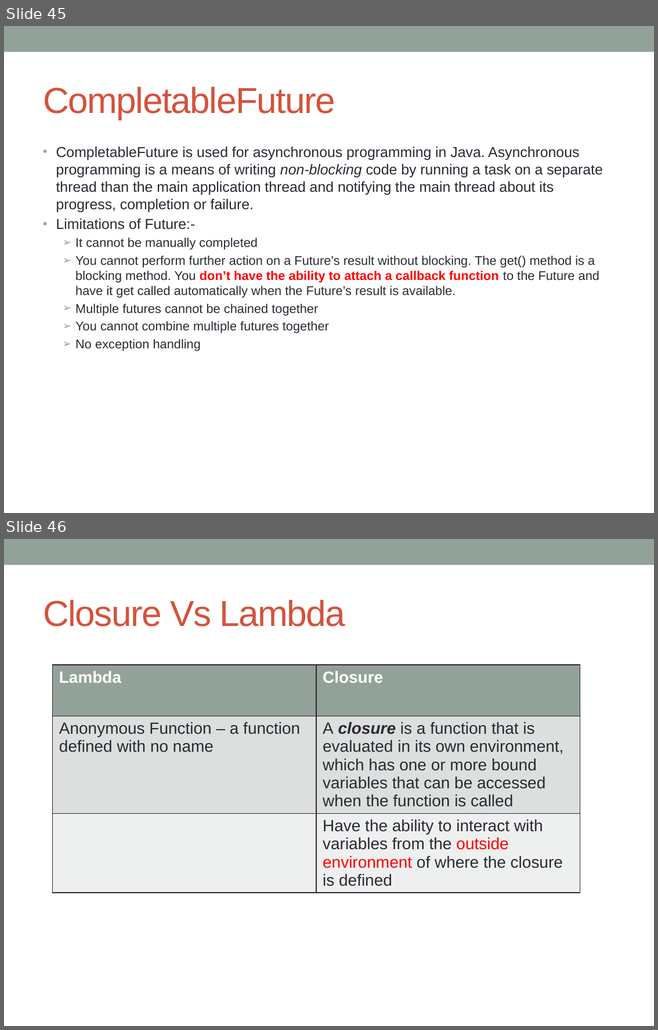
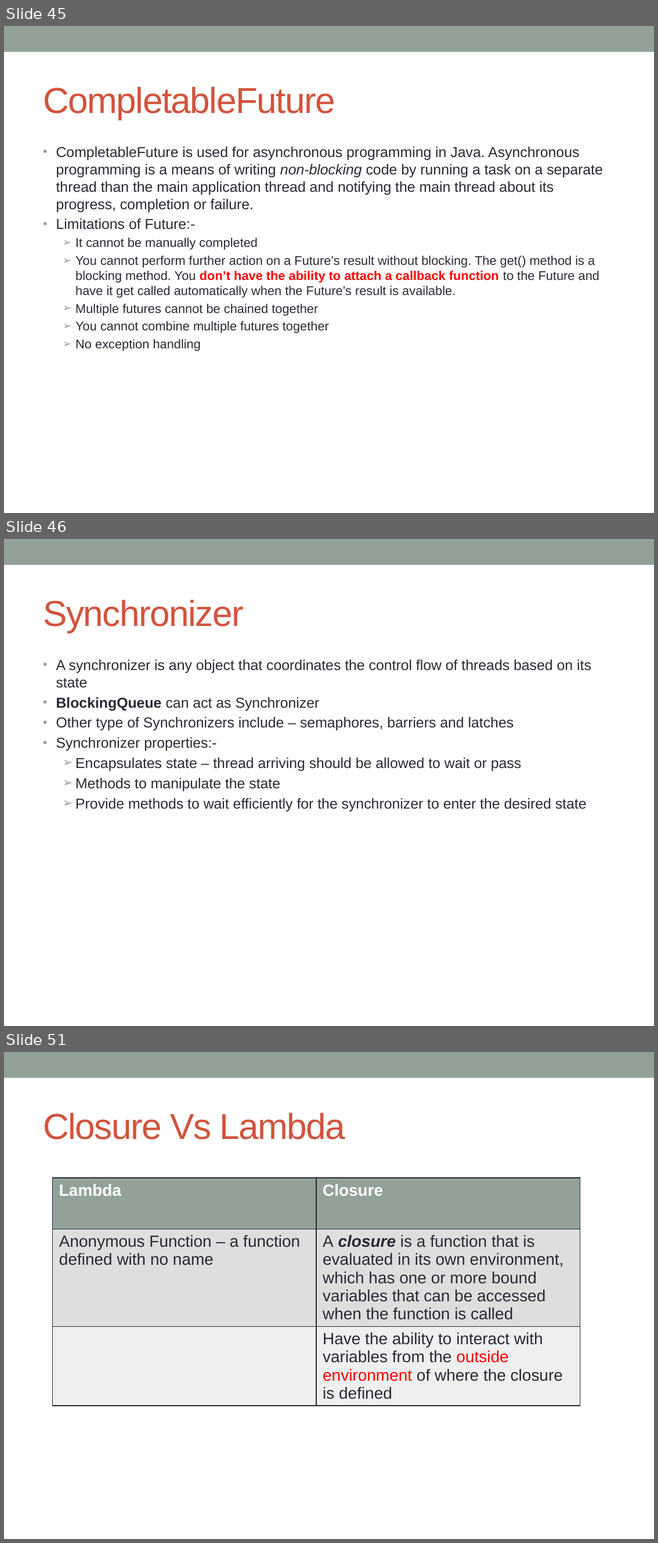
Before and after one commit to notionquest/ProjectDocumentation, a slide deck: MultiThreading.pptx. Shown one above the other, each under a label of ours: slides 45 and 46 before the commit, slides 45, 46 and 51 after it; the slides between them are not shown. The pictures are 658x1030 and 658x1543 pixels, drawn with LibreOffice and Linux fonts; fonts in the diff are those of the drawing. Boxes give left, top, right and bottom in pixels: in the first picture for what was removed or moved away, otherwise in the second. Text is boxed around its words. In the diff, an @@ line names an element or a change of style, - is before the commit and + after.

Commit message:
Semophores, barrier, latches
Semophores, barrier, latches

```diff
--- a/MultiThreading.pptx
+++ b/MultiThreading.pptx
@@ slide 46 added at <box>4,539,654,1026</box>, background #FFFFFF; not listed: 1 template element that a slide beside it also shows @@
@@ title added at <box>43,600,244,633</box>, 40 pt, text #D2533C @@
+Synchronizer
@@ text added at <box>56,660,591,812</box>, 16 pt, text #292934 @@
+• A synchronizer is any object that coordinates the control flow of threads based on its state
+• BlockingQueue can act as Synchronizer
+• Other type of Synchronizers include – semaphores, barriers and latches
+• Synchronizer properties:-
+  ➢ Encapsulates state – thread arriving should be allowed to wait or pass
+  ➢ Methods to manipulate the state
+  ➢ Provide methods to wait efficiently for the synchronizer to enter the desired state
@@ what was slide 46 is now slide 51 @@
```
Also in this commit, not shown: 2 slides changed, 4 other slides added.
